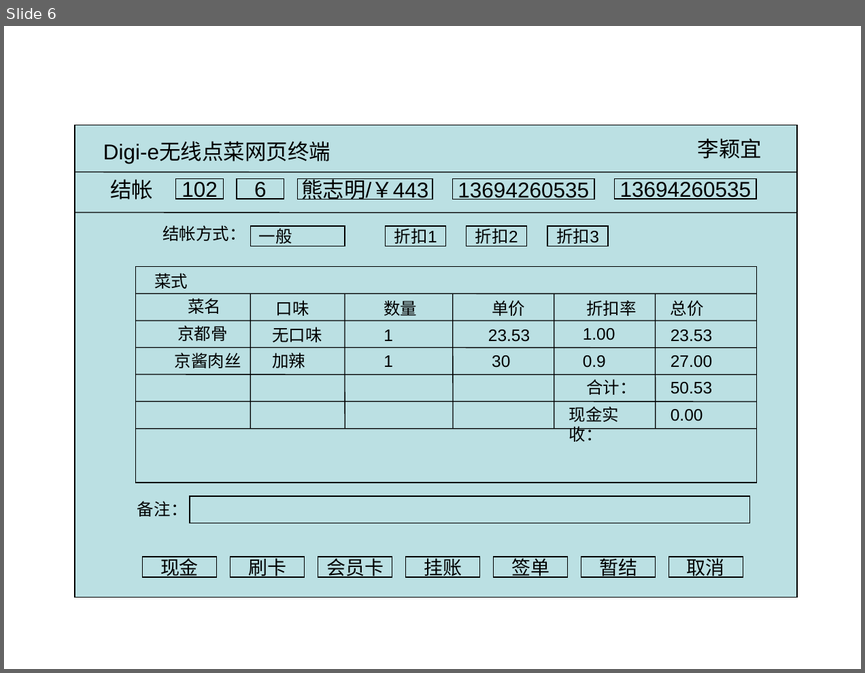
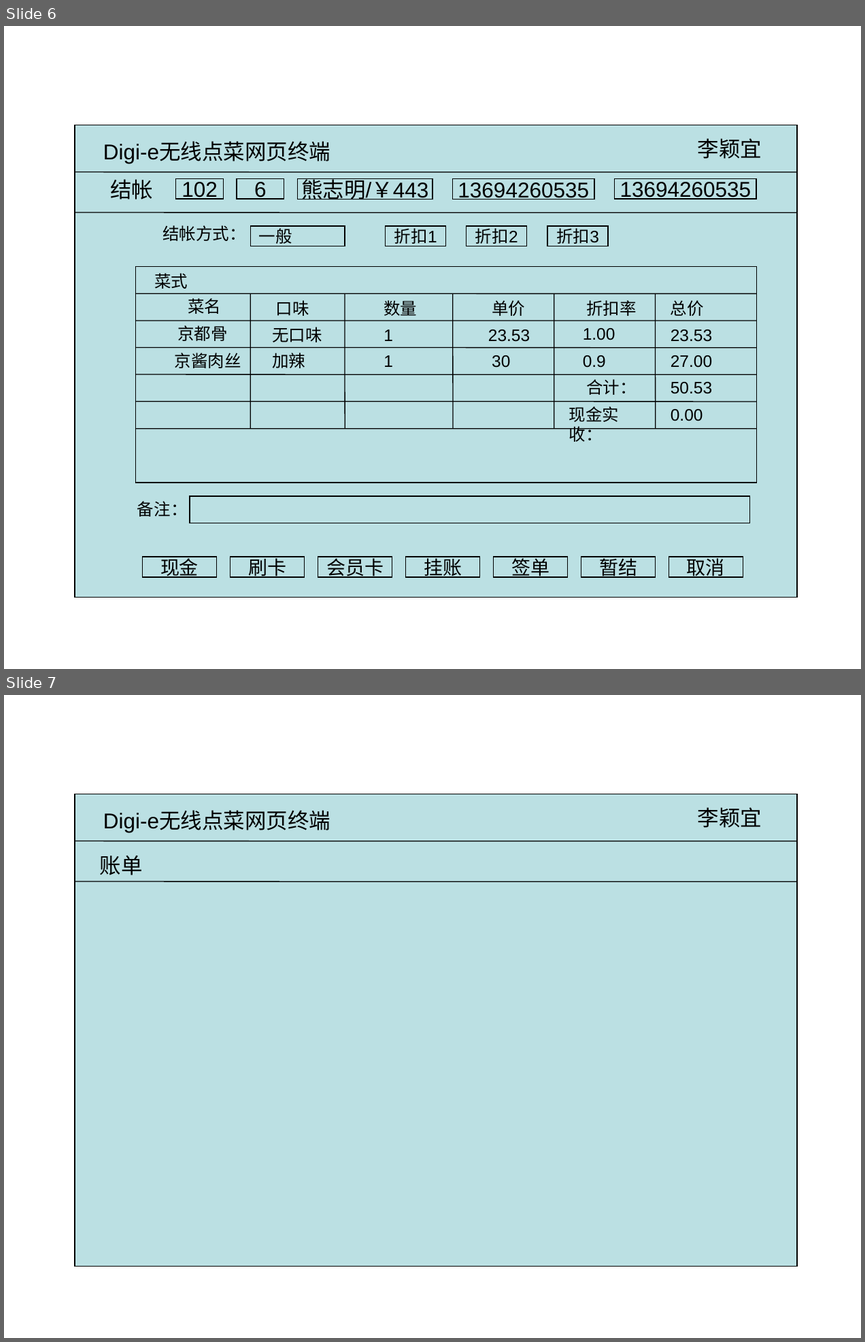
Before and after one commit to runt18/wireless-order-solution, a slide deck: doc/Digi-e网页终端需求.ppt. Shown one above the other, each under a label of ours: slide 6 before the commit, slides 6 and 7 after it. The pictures are 865x673 and 865x1342 pixels, drawn with LibreOffice and Linux fonts; fonts in the diff are those of the drawing. Boxes give left, top, right and bottom in pixels: in the first picture for what was removed or moved away, otherwise in the second. Text is boxed around its words. In the diff, an @@ line names an element or a change of style, - is before the commit and + after.

```diff
--- a/doc/Digi-e网页终端需求.ppt
+++ b/doc/Digi-e网页终端需求.ppt
@@ slide 7 added at [4,695,861,1338], background #FFFFFF @@
@@ rectangle added at [75,794,798,1266], fill #BBE0E3, outline #000000 0.74 pt @@
@@ text added at [103,811,330,832], 18 pt, text #000000 @@
+Digi-e无线点菜网页终端
@@ text added at [698,807,762,828], 18 pt, text #000000 @@
+李颖宜
@@ line added from (75, 841) to (797, 841), #000000 0.74 pt @@
@@ text added at [100,855,143,875], 18 pt, text #000000 @@
+账单
@@ line added from (75, 882) to (797, 882), #000000 0.74 pt @@
```
